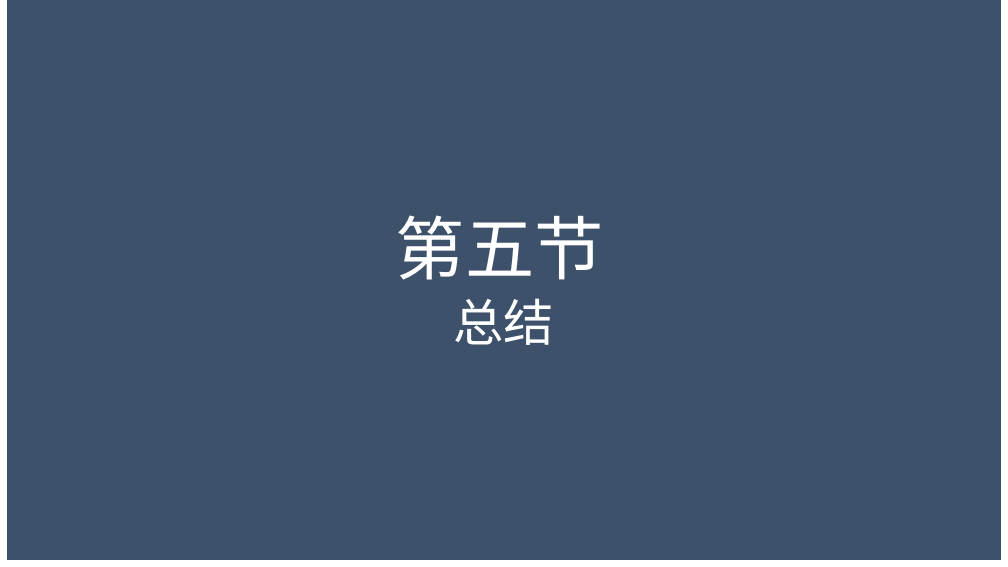
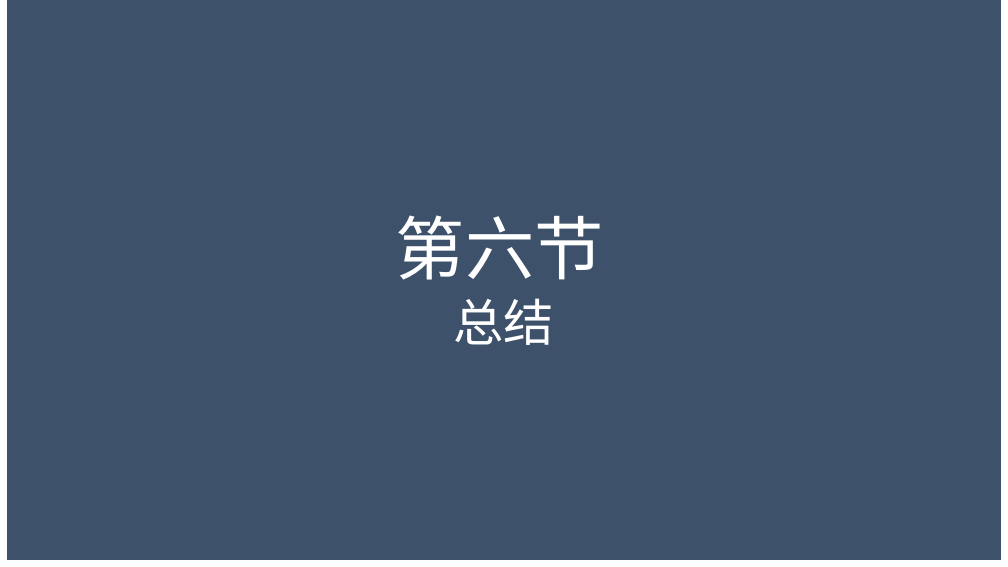
Before and after one commit to Wangzt670/swt, a slide deck: slide 25 of 项目待交付工件/D结项阶段/2.项目答辩.pptx (slide 15 before the commit). Drawn at 1008x567 pixels with LibreOffice and Linux fonts; fonts in the diff are those of the drawing; background and template pictures are left out; a plain dark background stands for a picture behind light text. Boxes give left, top, right and bottom in pixels: in the first picture for what was removed or moved away, otherwise in the second. Text is boxed around its words. In the diff, an @@ line names an element or a change of style, - is before the commit and + after.

```diff
--- a/项目待交付工件/D结项阶段/2.项目答辩.pptx
+++ b/项目待交付工件/D结项阶段/2.项目答辩.pptx
@@ text at <box>396,215,604,280</box>: text changed @@
-第五节
+第六节
```
Also in this commit, not shown: 6 other slides changed, 14 slides added, 4 slides removed.
